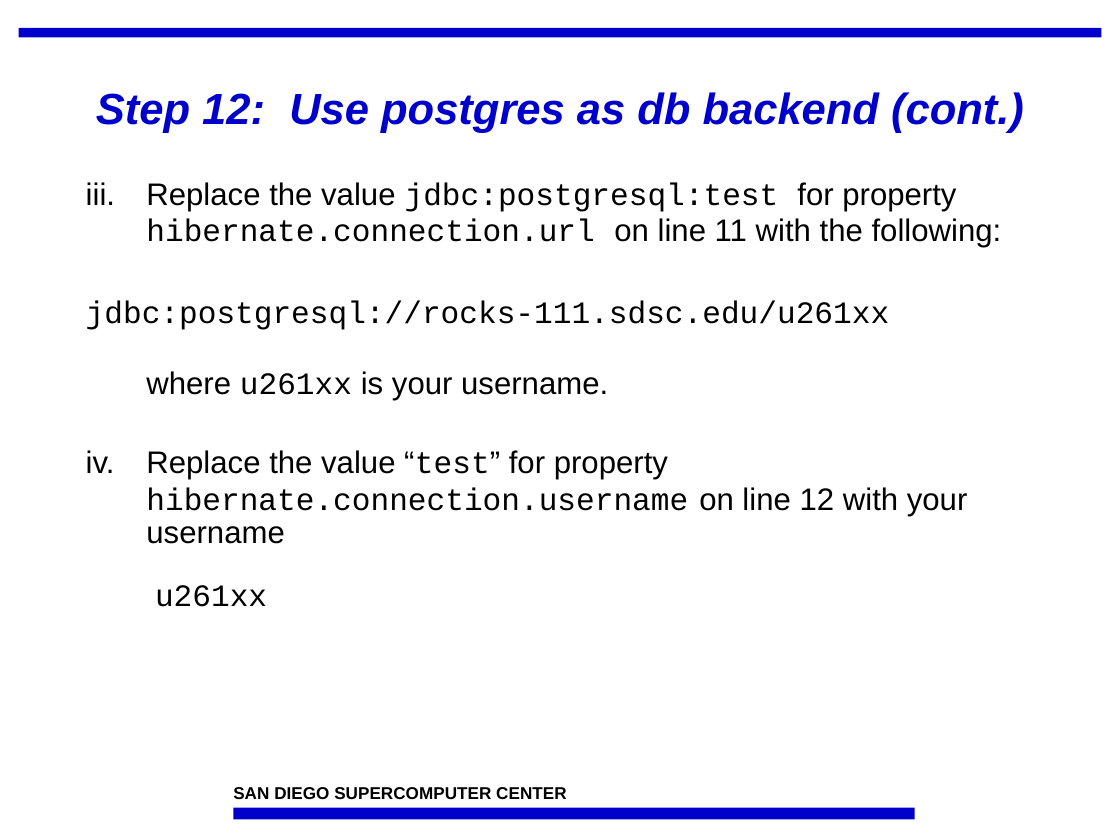
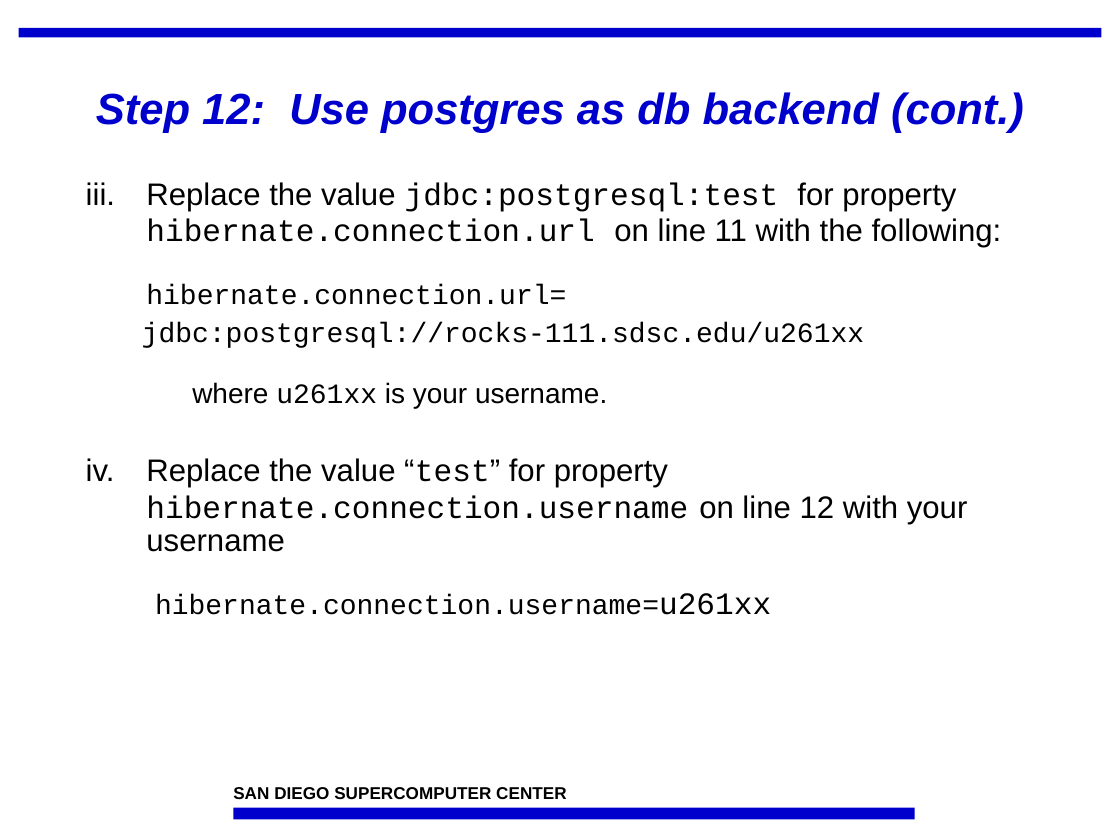
Before and after one commit to IncaProject/inca-xsede, a slide deck: slide 23 of talks/feb-06-workshop/deploy2.ppt. Drawn at 1120x840 pixels with LibreOffice and Linux fonts; fonts in the diff are those of the drawing; background and template pictures are left out. Boxes give left, top, right and bottom in pixels: in the first picture for what was removed or moved away, otherwise in the second. Text is boxed around its words. In the diff, an @@ line names an element or a change of style, - is before the commit and + after.

```diff
--- a/talks/feb-06-workshop/deploy2.ppt
+++ b/talks/feb-06-workshop/deploy2.ppt
@@ text at [146, 182, 1002, 305]: text changed; font Arial to Courier New @@
-  iii. Replace the value jdbc:postgresql:test for property hibernate.connection.url on line 11 with the following:
+  iii. Replace the value jdbc:postgresql:test for property hibernate.connection.url on line 11 with the following:
+       hibernate.connection.url=
@@ text at [142, 322, 864, 408]: size 20 to 18 pt in "jdbc:postgresql://rocks-111.sdsc.edu/u261xx where u261xx is  ..."; list level 2 to 3 in "jdbc:postgresql://rocks-111.sdsc.edu/u261xx where u261xx is  ..." @@
@@ text at [146, 458, 968, 615]: text changed; font Arial to Courier New @@
-  iii. Replace the value “test” for property hibernate.connection.username on line 12 with your username
-       u261xx
+  iv. Replace the value “test” for property hibernate.connection.username on line 12 with your username
+      hibernate.connection.username=u261xx
```
Also in this commit, not shown: 6 other slides changed.
